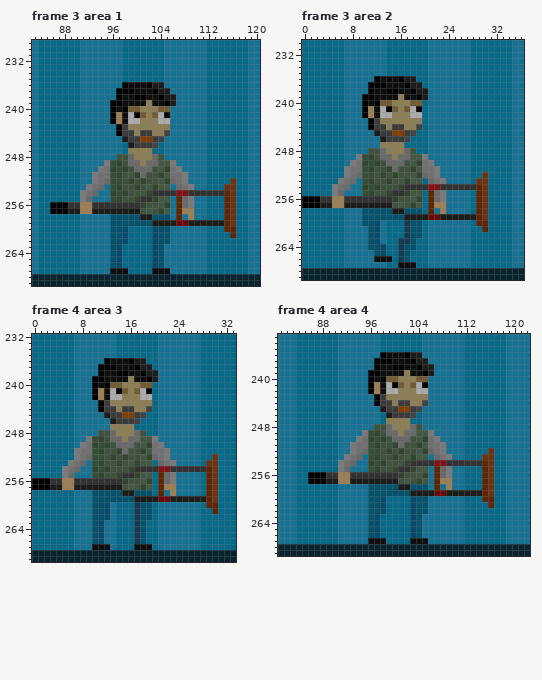
File history of a pixel-art file, src/sprites/common.ase. The picture above was drawn from the file before the commit.
480x270 pixels, 8 frames. Colours within 5 levels of each other are drawn and written as one. Shown: frame 3 area 1: x 83..120, y 229..269; frame 3 area 2: x 0..36, y 230..269; frame 4 area 3: x 0..33, y 232..269; frame 4 area 4: x 81..122, y 233..269. The commit also changed other frames or places, which this record leaves out.
The same view after the edit:
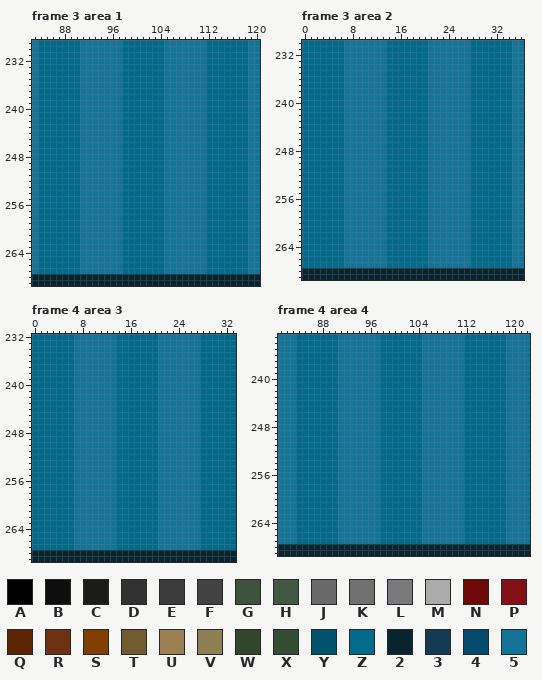
Palette (. is transparent): A #000000  B #0e0e0e  C #1c1c1a  D #323233  E #3a3b3a  F #434344  G #3e523d  H #435843  J #69696a  K #717171  L #7a7a7c  M #ababab  N #6f0808  P #831116  Q #5c2504  R #6d3211  S #803e00  T #725b30  U #9c7f53  V #8d7f53  W #31462d  X #334e34  Y #00526d  Z #026b8c  2 #07242f  3 #153b54  4 #044a6d  5 #147498
Edits made:
layer "Developer Stand/Developer" removed
layer "Developer Stand/Right arm" removed
layer "Developer Stand/Left Arm" removed
layer "Developer Stand/Right leg" removed
layer "Developer Stand/Left leg" removed
layer "Developer Stand/Weapon" removed
layer "Developer Stand/Right hand" removed
layer "Developer walk/Developer" removed
Frame 3 area 1:
y 236: x 98..104 ABBBACC -> ZZZZZZZ
y 237: x 97..105 AAABBBACC -> 5ZZZZZZZ5
y 238: x 97..106 ABBAABBACC -> 5ZZZZZZZ55
y 239: x 96..106 AABBBBVBBAC -> 55ZZZZZZZ55
y 240: x 96..105 ABATTVVVTT -> 55ZZZZZZZ5
y 241: x 96..105 AUBMATVTMA -> 55ZZZZZZZ5
y 242: x 96..105 AUBMMVVVMM -> 55ZZZZZZZ5
y 243: x 97..105 AEVVVVVVV -> 5ZZZZZZZ5
y 244: x 97..105 AEEVEEVVF -> 5ZZZZZZZ5
y 245: x 98..104 CEESSEF -> ZZZZZZZ
y 246: x 99..103 CEEEF -> ZZZZZ
y 247: x 99..102 VVVV -> ZZZZ
y 248: x 97..104 GGJVVVJG -> 5ZZZZZZZ
y 249: x 95..106 LXWGJJVJJHHL -> 555ZZZZZZZ55
y 250: x 94..107 LKWXWGJJJGHWKL -> 5555ZZZZZZZ555
y 251: x 93..108 LKKXWGGWJGGWHKKL -> 55555ZZZZZZZ5555
y 252: x 93..108 LKJXXGWGWGGHWJKL -> 55555ZZZZZZZ5555; x 116 R -> Z
y 253: x 92..94 LKJ -> 555; x 96..105 XWGGWGHWHH -> 55ZZZZZZZ5; x 107..109 JKL -> 555; x 115..116 RR -> ZZ
y 254: x 91..93 LKJ -> 555; x 96..116 WXWGGGWDDDDPPDDDDDDQR -> 55ZZZZZZZ5555555ZZZZZ
y 255: x 91..92 LJ -> 55; x 96..105 XWGGWDDWHH -> 55ZZZZZZZ5; x 107..109 QJL -> 555; x 115..116 QR -> ZZ
y 256: x 86..105 AAADDUUDDDDDDDDWGGHW -> ZZZZZ5555555ZZZZZZZ5; x 107..109 QJL -> 555; x 115..116 QR -> ZZ
y 257: x 86..105 AAACCUUCCCCCCCCGHGWH -> ZZZZZ5555555ZZZZZZZ5; x 107..109 QUU -> 555; x 115..116 QR -> ZZ
y 258: x 96..105 YYYYYCCYYY -> 55ZZZZZZZ5; x 107 Q -> 5; x 109 U -> 5; x 115..116 QR -> ZZ
y 259: x 96..116 YYYYYYYCCCCNNCCCCCCQR -> 55ZZZZZZZ5555555ZZZZZ
y 260: x 96..98 YY4 -> 55Z; x 103..105 4YY -> ZZ5; x 115..116 QQ -> ZZ
y 261: x 96..98 YY4 -> 55Z; x 103..105 4YY -> ZZ5; x 116 Q -> Z
y 262: x 96..98 YY4 -> 55Z; x 103..105 4YY -> ZZ5
y 263..266: x 96..97 Y4 -> 55; x 103..104 4Y -> ZZ
y 267: x 96..98 BBB -> 55Z; x 103..105 BBB -> ZZ5
Frame 3 area 2:
y 236: x 12..18 ABBBACC -> 55ZZZZZ
y 237: x 11..19 AAABBBACC -> 555ZZZZZZ
y 238: x 11..20 ABBAABBACC -> 555ZZZZZZZ
y 239: x 10..20 AABBBBVBBAC -> 5555ZZZZZZZ
y 240: x 10..19 ABATTVVVTT -> 5555ZZZZZZ
y 241: x 10..19 AUBMATVTMA -> 5555ZZZZZZ
y 242: x 10..19 AUBMMVVVMM -> 5555ZZZZZZ
y 243: x 11..19 AEVVVVVVV -> 555ZZZZZZ
y 244: x 11..19 AEEVEEVVF -> 555ZZZZZZ
y 245: x 12..18 CEESSEF -> 55ZZZZZ
y 246: x 13..17 CEEEF -> 5ZZZZ
y 247: x 13..16 VVVV -> 5ZZZ
y 248: x 11..18 GGJVVVJG -> 555ZZZZZ
y 249: x 9..20 LXWGJJVJJHHL -> 55555ZZZZZZZ
y 250: x 8..21 LKWXWGJJJGHWKL -> 555555ZZZZZZZ5
y 251: x 7..22 LKKXWGGWJGGWHKKL -> 5555555ZZZZZZZ55
y 252: x 7..22 LKJXXGWGWGGHWJKL -> 5555555ZZZZZZZ55; x 30 R -> Z
y 253: x 6..8 LKJ -> Z55; x 10..19 XWGGWGHWHH -> 5555ZZZZZZ; x 21..23 JKL -> 555; x 29..30 RR -> ZZ
y 254: x 5..7 LKJ -> ZZ5; x 10..30 WXWGGGWDDDDPPDDDDDDQR -> 5555ZZZZZZZ5555555ZZZ
y 255: x 5..6 LJ -> ZZ; x 10..19 XWGGWDDWHH -> 5555ZZZZZZ; x 21..23 QJL -> 555; x 29..30 QR -> ZZ
y 256: x 0..19 AAADDUUDDDDDDDDWGGHW -> ZZZZZZZ5555555ZZZZZZ; x 21..23 QJL -> 555; x 29..30 QR -> ZZ
y 257: x 0..19 AAACCUUCCCCCCCCGHGWH -> ZZZZZZZ5555555ZZZZZZ; x 21..23 QUU -> 555; x 29..30 QR -> ZZ
y 258: x 10..19 YYYYYCCYYY -> 5555ZZZZZZ; x 21 Q -> 5; x 23 U -> 5; x 29..30 QR -> ZZ
y 259: x 10..30 YYYYYYYCCCCNNCCCCCCQR -> 5555ZZZZZZZ5555555ZZZ
y 260: x 10..12 YY4 -> 555; x 17..19 3YY -> ZZZ; x 29..30 QQ -> ZZ
y 261: x 11..12 Y4 -> 55; x 17..19 3YY -> ZZZ; x 30 Q -> Z
y 262: x 11..12 Y4 -> 55; x 17..19 3YY -> ZZZ
y 263: x 11..12 Y4 -> 55; x 16..18 33Y -> ZZZ
y 264: x 11..13 YY4 -> 555; x 16..18 3YY -> ZZZ
y 265: x 12..13 Y4 -> 55; x 16..17 3Y -> ZZ
y 266: x 12..14 BBB -> 55Z; x 16..17 3Y -> ZZ
y 267: x 16..18 BBB -> ZZZ
Frame 4 area 3:
y 236: x 12..18 ABBBACC -> 55ZZZZZ
y 237: x 11..19 AAABBBACC -> 555ZZZZZZ
y 238: x 11..20 ABBAABBACC -> 555ZZZZZZZ
y 239: x 10..20 AABBBBVBBAC -> 5555ZZZZZZZ
y 240: x 10..19 ABATTVVVTT -> 5555ZZZZZZ
y 241: x 10..19 AUBMATVTMA -> 5555ZZZZZZ
y 242: x 10..19 AUBMMVVVMM -> 5555ZZZZZZ
y 243: x 11..19 AEVVVVVVV -> 555ZZZZZZ
y 244: x 11..19 AEEVEEVVF -> 555ZZZZZZ
y 245: x 12..18 CEESSEF -> 55ZZZZZ
y 246: x 13..17 CEEEF -> 5ZZZZ
y 247: x 13..16 VVVV -> 5ZZZ
y 248: x 11..18 GGJVVVJG -> 555ZZZZZ
y 249: x 9..20 LXWGJJVJJHHL -> 55555ZZZZZZZ
y 250: x 8..21 LKWXWGJJJGHWKL -> 555555ZZZZZZZ5
y 251: x 7..22 LKKXWGGWJGGWHKKL -> 5555555ZZZZZZZ55
y 252: x 7..22 LKJXXGWGWGGHWJKL -> 5555555ZZZZZZZ55; x 30 R -> Z
y 253: x 6..8 LKJ -> Z55; x 10..19 XWGGWGHWHH -> 5555ZZZZZZ; x 21..23 JKL -> 555; x 29..30 RR -> ZZ
y 254: x 5..7 LKJ -> ZZ5; x 10..30 WXWGGGWDDDDPPDDDDDDQR -> 5555ZZZZZZZ5555555ZZZ
y 255: x 5..6 LJ -> ZZ; x 10..19 XWGGWDDWHH -> 5555ZZZZZZ; x 21..23 QJL -> 555; x 29..30 QR -> ZZ
y 256: x 0..19 AAADDUUDDDDDDDDWGGHW -> ZZZZZZZ5555555ZZZZZZ; x 21..23 QJL -> 555; x 29..30 QR -> ZZ
y 257: x 0..19 AAACCUUCCCCCCCCGHGWH -> ZZZZZZZ5555555ZZZZZZ; x 21..23 QUU -> 555; x 29..30 QR -> ZZ
y 258: x 10..19 YYYYYCCYYY -> 5555ZZZZZZ; x 21 Q -> 5; x 23 U -> 5; x 29..30 QR -> ZZ
y 259: x 10..30 YYYYYYYCCCCNNCCCCCCQR -> 5555ZZZZZZZ5555555ZZZ
y 260: x 10..12 YY4 -> 555; x 17..19 3YY -> ZZZ; x 29..30 QQ -> ZZ
y 261: x 10..12 YY4 -> 555; x 17..19 3YY -> ZZZ; x 30 Q -> Z
y 262: x 10..12 YY4 -> 555; x 17..19 3YY -> ZZZ
y 263..266: x 10..11 Y4 -> 55; x 17..18 3Y -> ZZ
y 267: x 10..12 BBB -> 555; x 17..19 BBB -> ZZZ
Frame 4 area 4: the same change as frame 3 area 1
